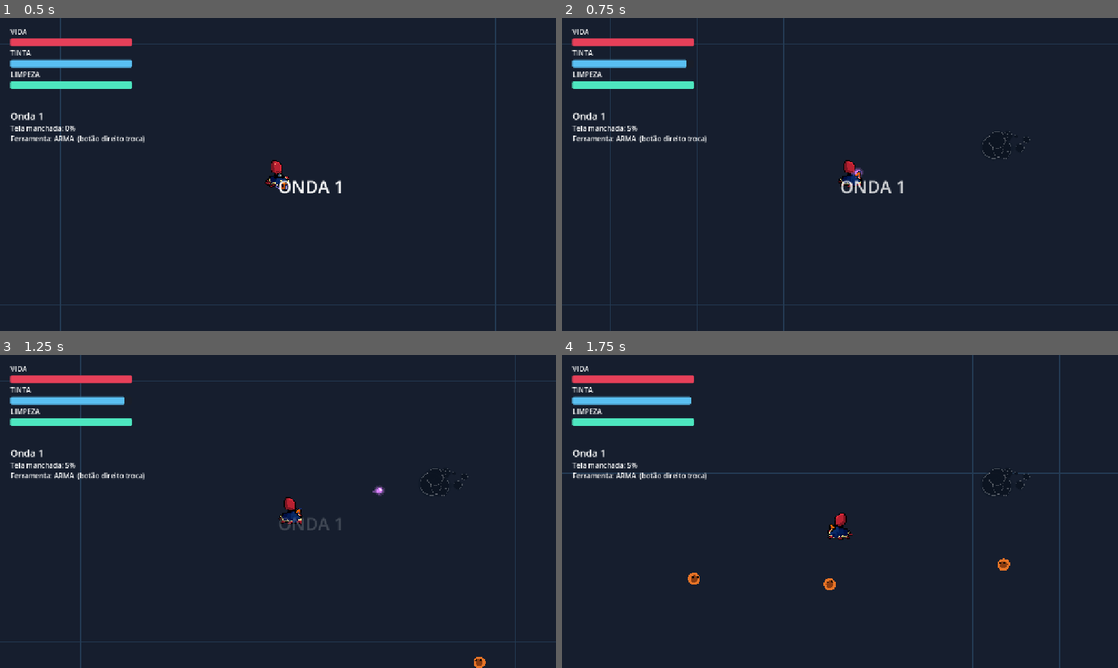
Above: before the commit, frames 1-4 (two rows, left to right).
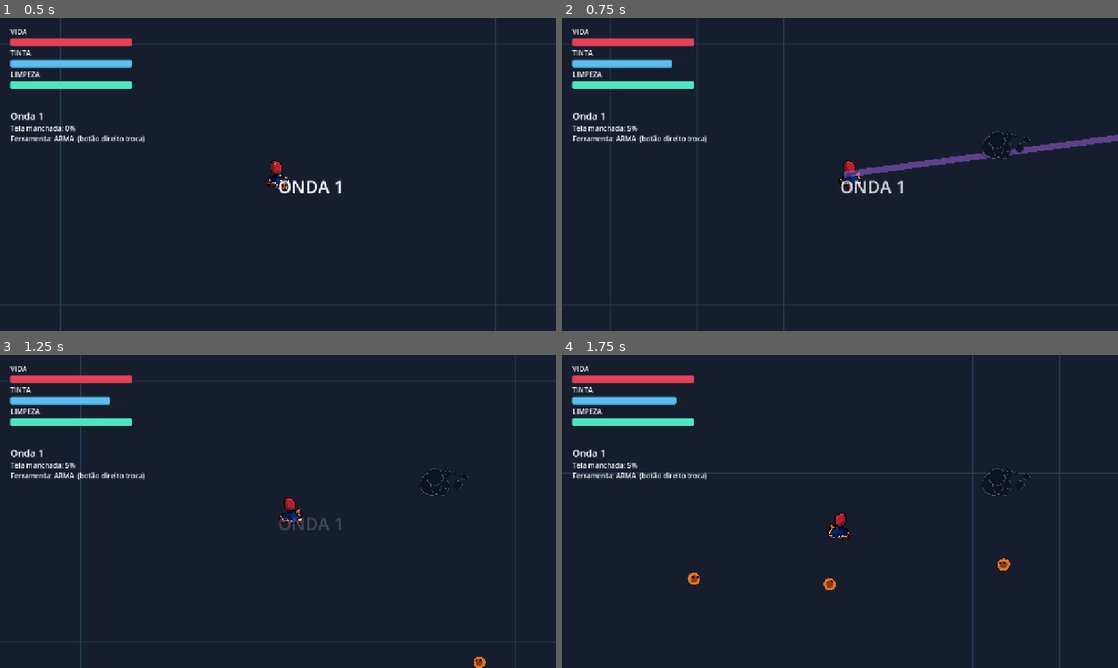
Above: after the commit, the same moments.

Repository: Ruan-Pablo-Oli/octo-ink-hell
Game: Godot game, scene res://scenes/main.tscn
Same seed, same stepped clock (60 frames per second), same inputs: the game is played once before the commit and once after it.
Inputs (mouse positions are in pixels of both pictures, inside the frame that each line leads up to):
- Up to frame 1 (0.5 s): no input
- Up to frame 2 (0.75 s): tap Enter at 0.5 s; move the mouse to (962, 158) at 0.52 s; hold D (move_right) from 0.53 s (still down); tap Q (switch_weapon, bound only after the commit) at 0.6 s; click (962, 158) at 0.67 s
- Up to frame 3 (1.25 s): keep holding D (move_right)
- Up to frame 4 (1.75 s): move the mouse to (728, 527) at 1.27 s; release D (move_right) at 1.28 s; hold S (move_down) from 1.28 s (still down); tap Space (dash) at 1.35 s; tap Q (switch_weapon, bound only after the commit) at 1.55 s

Frame 1 is identical in both runs. In frame 2, 1.0% of the frame differs, in the area x 19-100%, y 13-52%; in frame 3, 0.1%; in frame 4, less than 0.1%.

Commit message:
feat: implement weapon switching and add laser weapon functionality

Diff:
--- a/project.godot
+++ b/project.godot
@@ -24,6 +24,14 @@
 window/size/viewport_height=720
 window/stretch/mode="canvas_items"
 
+[input]
+
+switch_weapon={
+"deadzone": 0.2,
+"events": [Object(InputEventKey,"resource_local_to_scene":false,"resource_name":"","device":16,"window_id":0,"alt_pressed":false,"shift_pressed":false,"ctrl_pressed":false,"meta_pressed":false,"pressed":false,"keycode":0,"physical_keycode":81,"key_label":0,"unicode":0,"location":0,"echo":false,"script":null)
+]
+}
+
 [rendering]
 
 textures/vram_compression/import_etc2_astc=true
--- /dev/null
+++ b/scenes/player/weapon/laser_weapon.tscn
@@ -0,0 +1,16 @@
+[gd_scene format=3 uid="uid://cq8o5phmfm4pj"]
+
+[ext_resource type="Script" uid="uid://f2wuf7aexghg" path="res://scripts/player/weapons/laser_weapon.gd" id="1_xq2uu"]
+[ext_resource type="Texture2D" uid="uid://7d6ymh2bl11r" path="res://assets/sprites/weapon/arma_sprite_facing_top_left.png" id="2_l1c6b"]
+[ext_resource type="Texture2D" uid="uid://c3ftgwpj2xbxe" path="res://assets/sprites/weapon/arma_sprite_facing_top_right.png" id="3_vyle2"]
+[ext_resource type="Texture2D" uid="uid://dc51d4muwxboi" path="res://assets/sprites/weapon/arma_sprite_facing_left.png" id="4_p3i4t"]
+[ext_resource type="Texture2D" uid="uid://b3qsieql2ydu3" path="res://assets/sprites/weapon/arma_sprite_facing_right.png" id="5_7y4vu"]
+
+[node name="LaserWeapon" type="Node2D" unique_id=1826522862]
+script = ExtResource("1_xq2uu")
+sprite_top_left = ExtResource("2_l1c6b")
+sprite_top_right = ExtResource("3_vyle2")
+sprite_bottom_left = ExtResource("4_p3i4t")
+sprite_bottom_right = ExtResource("5_7y4vu")
+
+[node name="Sprite2D" type="Sprite2D" parent="." unique_id=272528078]
--- a/scenes/player/weapon.tscn
+++ b/scenes/player/weapon/weapon.tscn
@@ -1,6 +1,6 @@
 [gd_scene format=3 uid="uid://b5w1isibecrsx"]
 
-[ext_resource type="Script" uid="uid://byca257vkhol0" path="res://scripts/player/weapon.gd" id="1_krih0"]
+[ext_resource type="Script" uid="uid://byca257vkhol0" path="res://scripts/player/weapons/weapon.gd" id="1_krih0"]
 [ext_resource type="Texture2D" uid="uid://7d6ymh2bl11r" path="res://assets/sprites/weapon/arma_sprite_facing_top_left.png" id="2_u87s8"]
 [ext_resource type="Texture2D" uid="uid://c3ftgwpj2xbxe" path="res://assets/sprites/weapon/arma_sprite_facing_top_right.png" id="3_5ijpr"]
 [ext_resource type="Texture2D" uid="uid://dc51d4muwxboi" path="res://assets/sprites/weapon/arma_sprite_facing_left.png" id="4_e1rds"]
--- a/scripts/player/player.gd
+++ b/scripts/player/player.gd
@@ -9,16 +9,17 @@
 @export var dash_time: float = 0.14
 @export var dash_cooldown: float = 0.7
 @export var wipe_radius: float = 55.0
-@export var wipe_cost: float = 2.0  ## por passada; uma mancha inteira custa WIPE_PASSES vezes isso
+@export var wipe_cost: float = 1.5  ## por passada; uma mancha inteira custa WIPE_PASSES vezes isso
 
 @export_group("Sprites")
 @export var sprite_top_left: Texture2D
 @export var sprite_top_right: Texture2D
 @export var sprite_bottom_left: Texture2D
 @export var sprite_bottom_right: Texture2D
-@export var sprite_scale_mult: float = 4.0
-
-const WeaponScene := preload("res://scenes/player/weapon.tscn")
+@export var sprite_scale_mult: float = 4.
+
+const LaserWeaponScene := preload("res://scenes/player/weapon/laser_weapon.tscn");
+const WeaponScene := preload("res://scenes/player/weapon/weapon.tscn");
 const InkTrailScene := preload("res://scenes/effects/ink_trail.tscn")
 const DashInkData := preload("res://resources/weapons/dash_ink.tres")
 const TRAIL_INTERVAL := 0.035
@@ -31,6 +32,8 @@
 var health: float
 var ink: InkSystem
 var cleaner: CleanerSystem
+var weapons: Array[Weapon] = []
+var current_weapon_index: int = 0
 var weapon: Weapon
 var upgrades: UpgradeSystem
 
@@ -84,10 +87,22 @@
 	cleaner.name = "CleanerSystem"
 	add_child(cleaner)
 
-	weapon = WeaponScene.instantiate()
-	weapon.name = "Weapon"
-	weapon.upgrades = upgrades
-	add_child(weapon)
+	var basic_weapon := WeaponScene.instantiate() as Weapon
+	basic_weapon.name = "BasicWeapon"
+	basic_weapon.upgrades = upgrades
+	add_child(basic_weapon)
+
+	var laser_weapon := LaserWeaponScene.instantiate() as Weapon
+	laser_weapon.name = "LaserWeapon"
+	laser_weapon.upgrades = upgrades
+	add_child(laser_weapon)
+
+	weapons = [
+		basic_weapon,
+		laser_weapon
+	]
+
+	weapon = weapons[current_weapon_index]
 
 	_dash_splat = DashInkData.duplicate() as WeaponData
 	_recompute()
@@ -152,7 +167,14 @@
 	cleaner.broadcast()
 	_set_tool(Tool.ATTACK)
 
-
+func _switch_weapon() -> void:
+	if weapons.is_empty():
+		return
+
+	current_weapon_index = (current_weapon_index + 1) % weapons.size()
+	weapon = weapons[current_weapon_index]
+
+	print("Weapon: ", weapon.name)
 func _physics_process(delta: float) -> void:
 	if not _alive:
 		return
@@ -161,6 +183,9 @@
 	var to_mouse := get_global_mouse_position() - global_position
 	if to_mouse.length() > 0.001:
 		_aim_dir = to_mouse.normalized()
+
+	if Input.is_action_just_pressed("switch_weapon"):
+		_switch_weapon()
 
 	if Input.is_action_just_pressed("toggle_tool"):
 		_set_tool(Tool.ATTACK if _tool == Tool.CLEAN else Tool.CLEAN)
--- /dev/null
+++ b/scripts/player/weapons/laser_weapon.gd
@@ -0,0 +1,62 @@
+extends Weapon
+class_name LaserWeapon
+
+@export_group("Laser")
+@export var laser_width: float = 14.0
+@export var laser_range: float = 2000.0
+@export var laser_visual_time: float = 0.12
+@export var laser_cooldown: float = 2.0
+@export var laser_color: Color = Color(0.698, 0.437, 1.0, 1.0)
+
+func _ready() -> void:
+	super._ready()
+	runtime.display_name = "Laser"
+	runtime.fire_rate = 1.0 / laser_cooldown
+	runtime.projectile_damage = 24
+	runtime.ink_cost = 18
+
+func _spawn(origin: Vector2, direction: Vector2) -> void:
+	var muzzle_pos := _muzzle_world_position(origin)
+	var dir := direction.normalized()
+	_damage_along_line(muzzle_pos, dir)
+	_spawn_beam_visual(muzzle_pos, dir)
+
+func _damage_along_line(from: Vector2, dir: Vector2) -> void:
+	var space_state := get_world_2d().direct_space_state
+	var shape := RectangleShape2D.new()
+	shape.size = Vector2(laser_range, laser_width)
+
+	var query := PhysicsShapeQueryParameters2D.new()
+	query.shape = shape
+	# retangulo centralizado no meio do segmento, rotacionado na direcao do tiro
+	query.transform = Transform2D(dir.angle(), from + dir * (laser_range * 0.5))
+	query.collision_mask = EnemyBase.HITTABLE_LAYER
+	query.collide_with_bodies = true
+	query.collide_with_areas = false
+
+	var results := space_state.intersect_shape(query, 32)
+	var already_hit := {}
+	for r in results:
+		var body = r["collider"]
+		if body == null or already_hit.has(body):
+			continue
+		if body.has_method("take_damage"):
+			already_hit[body] = true
+			body.take_damage(runtime.projectile_damage)
+
+func _spawn_beam_visual(from: Vector2, dir: Vector2) -> void:
+	var entities := get_tree().get_first_node_in_group("entities")
+	if entities == null:
+		entities = get_tree().current_scene
+
+	var beam := Line2D.new()
+	beam.width = laser_width
+	beam.default_color = laser_color
+	beam.points = PackedVector2Array([from, from + dir * laser_range])
+	beam.z_index = sprite_z_index
+	beam.z_as_relative = true
+	entities.add_child(beam)
+
+	var tween := beam.create_tween()
+	tween.tween_property(beam, "modulate:a", 0.0, laser_visual_time)
+	tween.tween_callback(beam.queue_free)
Not shown, changed: export_presets.cfg
Not shown, added: scripts/player/weapons/laser_weapon.gd.uid
Renamed: scripts/player/weapon.gd -> scripts/player/weapons/weapon.gd
Renamed: scripts/player/weapon.gd.uid -> scripts/player/weapons/weapon.gd.uid
